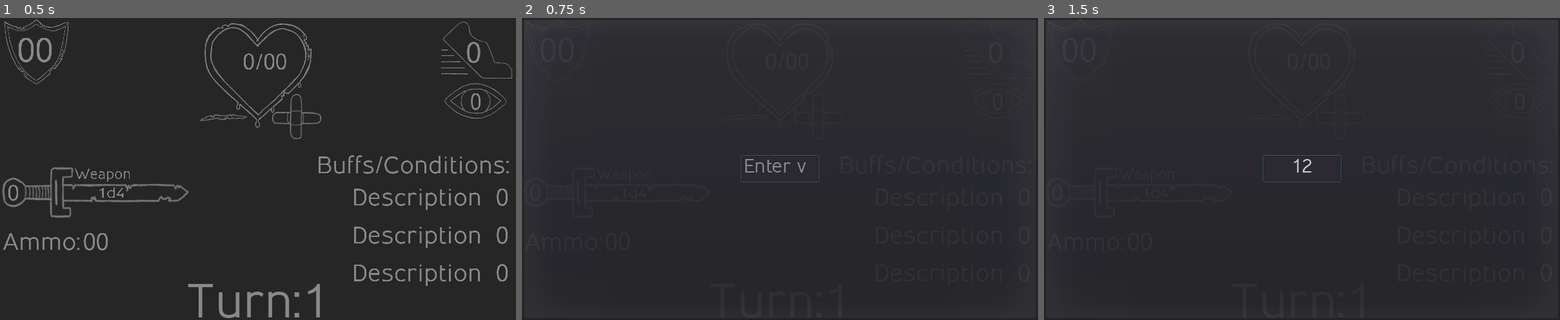
Above: before the commit, frames 1-3 (left to right).
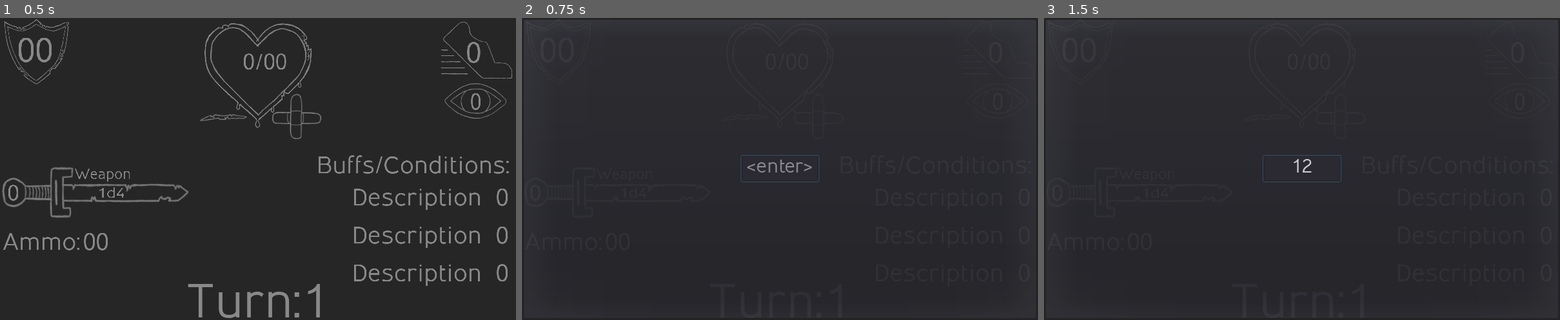
Above: after the commit, the same moments.

Repository: Vargdidan/CombatMate
Game: Godot game, scene res://Combat/Combat.tscn
Two runs of this game, one before a commit and one after it. Both use one fixed random seed, a clock stepped at 60 frames per second and the inputs below.
Inputs (mouse positions are in pixels of both pictures, inside the frame that each line leads up to):
- Up to frame 1 (0.5 s): no input
- Up to frame 2 (0.75 s): click (558, 51) at 0.52 s
- Up to frame 3 (1.5 s): click (1302, 169) at 1.27 s; type "12" at 1.35 s

Frame 1 is identical in both runs. In frame 2, 0.2% of the frame differs, in the area x 43-57%, y 46-52%; in frame 3, nothing differs.

Commit message:
Ready for mobile

Diff:
--- a/DungeonMate/Combat/Ammo.gd
+++ b/DungeonMate/Combat/Ammo.gd
@@ -1,6 +1,8 @@
 extends Node2D
 
 onready var ammo_label = get_node("ammo")
+onready var pressed_time = 0
+onready var isPressed = false
 
 signal input_popup(currentNode, childNode)
 
@@ -9,8 +11,23 @@
 	var inputPopup = get_parent().get_node("InputPopup")
 	self.connect("input_popup", inputPopup, "_enter_value")
 
-func _on_TextureButton_pressed():
-	emit_signal("input_popup", self.get_path(), "")
+func _process(delta):
+	if (isPressed):
+		pressed_time += delta
+
+func _on_TextureButton_button_up():
+	isPressed = false
+	if (pressed_time > 0.4):
+		emit_signal("input_popup", self.get_path(), "ammo")
+	else:
+		if (int(ammo_label.text) <= 1):
+			ammo_label.set_text("0")
+		else:
+			ammo_label.set_text(String(int(ammo_label.text)-1))
+	pressed_time = 0
+
+func _on_TextureButton_button_down():
+	isPressed = true
 
 func changed_value(value, child):
 	if (value != ""):
--- a/DungeonMate/Combat/Ammo.tscn
+++ b/DungeonMate/Combat/Ammo.tscn
@@ -30,4 +30,5 @@
 margin_bottom = 41.0
 rect_scale = Vector2( 5.25581, 2.03921 )
 
-[connection signal="pressed" from="TextureButton" to="." method="_on_TextureButton_pressed"]
+[connection signal="button_down" from="TextureButton" to="." method="_on_TextureButton_button_down"]
+[connection signal="button_up" from="TextureButton" to="." method="_on_TextureButton_button_up"]
--- a/DungeonMate/Combat/Combat.gd
+++ b/DungeonMate/Combat/Combat.gd
@@ -32,3 +32,6 @@
 			node.load_from_json(current_line)
 
 	saved_session.close()
+
+func _on_Timer_timeout():
+	_save_session()
--- a/DungeonMate/Combat/Combat.tscn
+++ b/DungeonMate/Combat/Combat.tscn
@@ -54,7 +54,6 @@
 scale = Vector2( 0.5, 0.5 )
 
 [node name="InputPopup" type="PopupMenu" parent="."]
-editor/display_folded = true
 modulate = Color( 1, 1, 1, 0.901961 )
 margin_right = 1024.0
 margin_bottom = 600.0
@@ -74,7 +73,12 @@
 align = 1
 expand_to_text_length = true
 context_menu_enabled = false
-placeholder_text = "Enter value"
+placeholder_text = "<enter>"
+
+[node name="Timer" type="Timer" parent="."]
+wait_time = 5.0
+autostart = true
 
 [connection signal="focus_exited" from="InputPopup/CenterContainer/LineEdit" to="InputPopup" method="_on_LineEdit_focus_exited"]
 [connection signal="text_entered" from="InputPopup/CenterContainer/LineEdit" to="InputPopup" method="_on_LineEdit_text_entered"]
+[connection signal="timeout" from="Timer" to="." method="_on_Timer_timeout"]
--- a/DungeonMate/project.godot
+++ b/DungeonMate/project.godot
@@ -17,7 +17,7 @@
 
 config/name="DungeonMate"
 run/main_scene="res://Combat/Combat.tscn"
-config/icon="res://icon.png"
+config/icon="res://launcher/res/mipmap-hdpi/dm_launcher.png"
 
 [display]
 
Binary file added: DungeonMate/launcher/res/mipmap-hdpi/dm_launcher.png
Not shown, added: DungeonMate/launcher/res/mipmap-hdpi/dm_launcher.png.import
Binary file added: DungeonMate/launcher/res/mipmap-mdpi/dm_launcher.png
Not shown, added: DungeonMate/launcher/res/mipmap-mdpi/dm_launcher.png.import
Binary file added: DungeonMate/launcher/res/mipmap-xhdpi/dm_launcher.png
Not shown, added: DungeonMate/launcher/res/mipmap-xhdpi/dm_launcher.png.import
Binary file added: DungeonMate/launcher/res/mipmap-xxhdpi/dm_launcher.png
Not shown, added: DungeonMate/launcher/res/mipmap-xxhdpi/dm_launcher.png.import
Binary file added: DungeonMate/launcher/res/mipmap-xxxhdpi/dm_launcher.png
Not shown, added: DungeonMate/launcher/res/mipmap-xxxhdpi/dm_launcher.png.import
Binary file added: DungeonMate/launcher/web_hi_res_512.png
Not shown, added: DungeonMate/launcher/web_hi_res_512.png.import
(and 1 more such lines)
